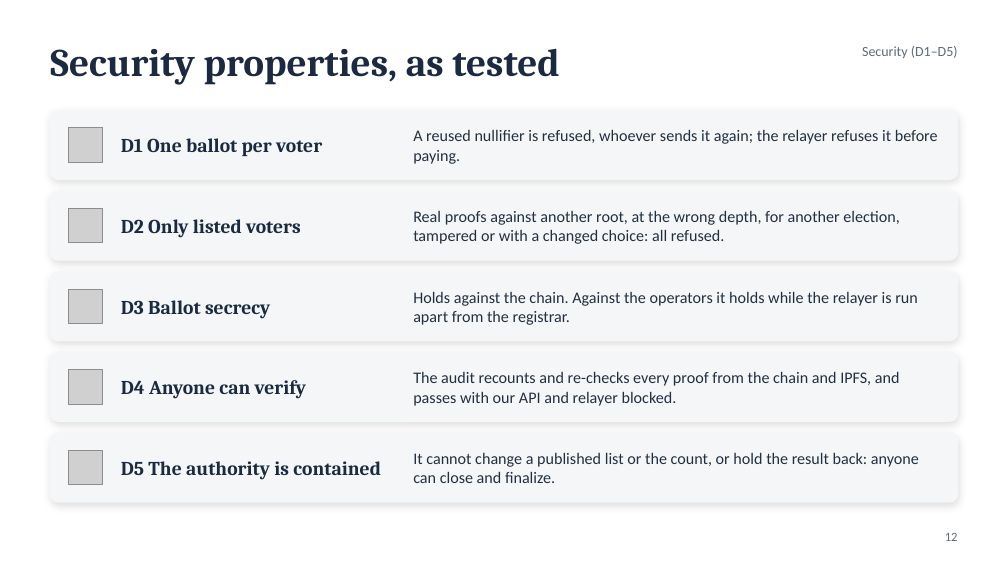
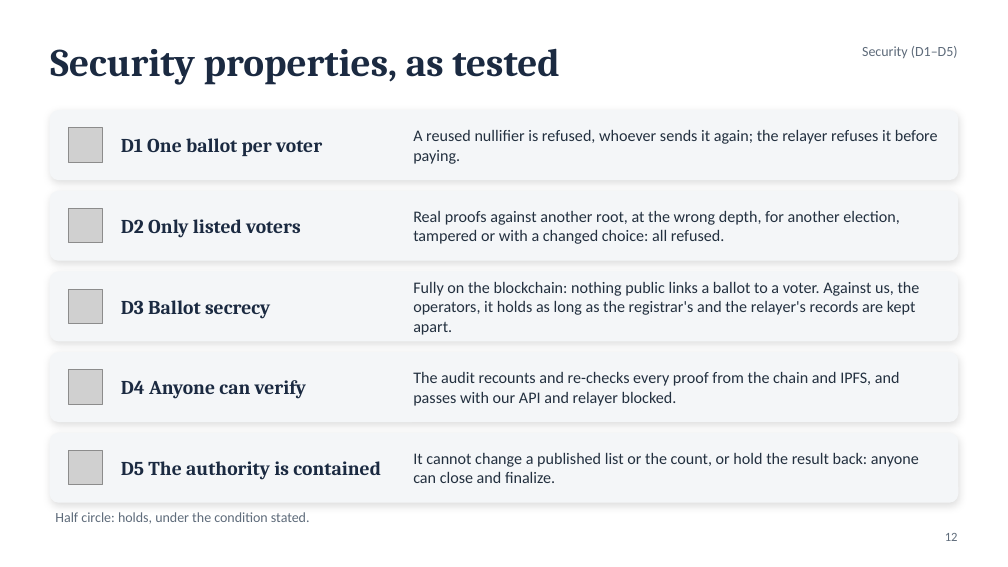
Before and after one commit to Chaitanya-Keyal/decentralized-voting-system, a slide deck: slide 12 of reports/eval2-slides.pptx. Drawn at 1008x567 pixels with LibreOffice and Linux fonts; fonts in the diff are those of the drawing; grey boxes stand for pictures. Boxes give left, top, right and bottom in pixels: in the first picture for what was removed or moved away, otherwise in the second. Text is boxed around its words. In the diff, an @@ line names an element or a change of style, - is before the commit and + after.

```diff
--- a/reports/eval2-slides.pptx
+++ b/reports/eval2-slides.pptx
@@ text at (x1=413, y1=282, x2=920, y2=335): text changed @@
-Holds against the chain. Against the operators it holds while the relayer is run apart from the registrar.
+Fully on the blockchain: nothing public links a ballot to a voter. Against us, the operators, it holds as long as the registrar's and the relayer's records are kept apart.
@@ text added at (x1=55, y1=512, x2=310, y2=524), 10 pt, text #5E6B7A @@
+Half circle: holds, under the condition stated.
```
Also in this commit, not shown: 4 other slides changed, 1 slide removed, 5 other files.
